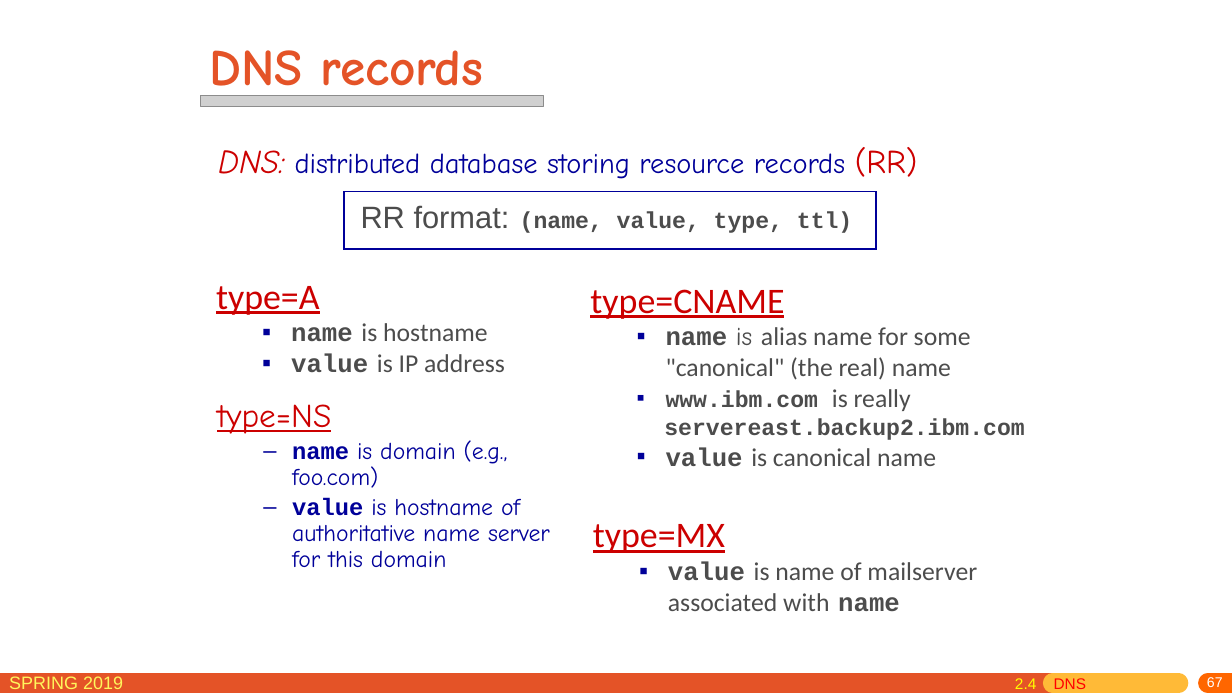
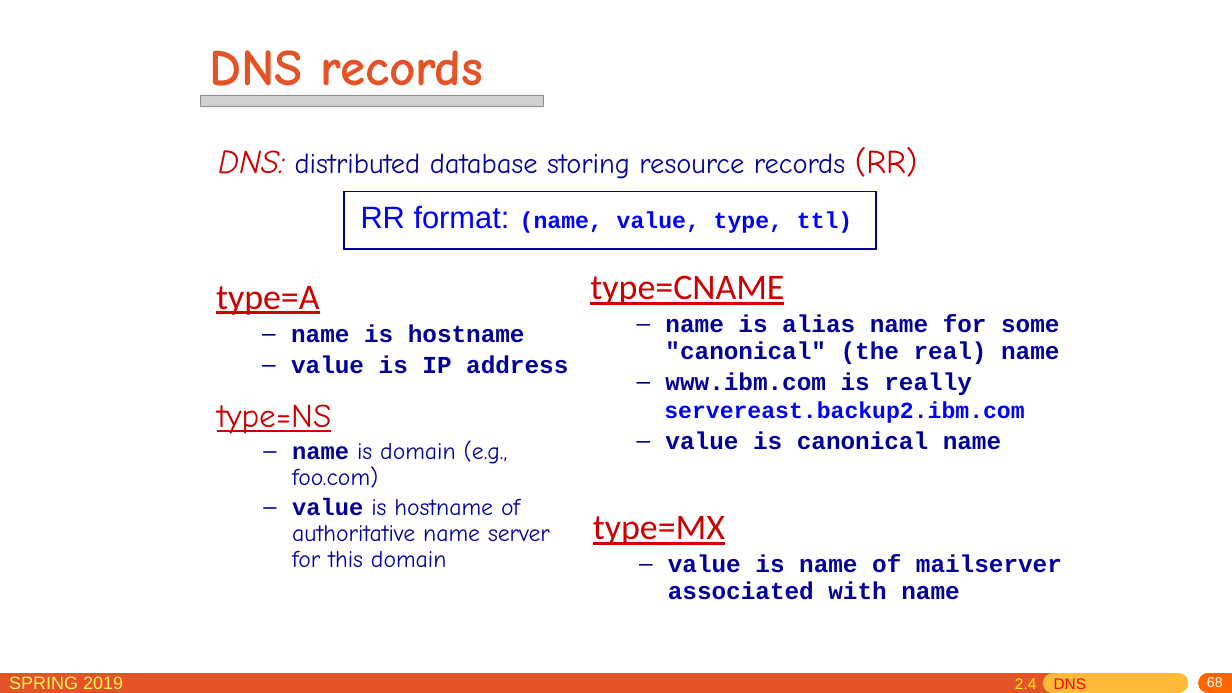
Before and after one commit to jichenghu/PPT_networkDistributed, a slide deck: slide 68 of chapter2.pptx (slide 67 before the commit). Drawn at 1232x693 pixels with LibreOffice and Linux fonts; fonts in the diff are those of the drawing; grey boxes stand for pictures. Boxes give left, top, right and bottom in pixels: in the first picture for what was removed or moved away, otherwise in the second. Text is boxed around its words. In the diff, an @@ line names an element or a change of style, - is before the commit and + after.

```diff
--- a/chapter2.pptx
+++ b/chapter2.pptx
@@ text "RR format: (name, value, type, ..." at [361,205,852,233]: text colour #4C4C4C to #0000FF @@
@@ text "type=CNAME": place and size @@
-text "type=CNAME" at [590,289,1024,467]
+text "type=CNAME" at [590,275,1059,450]
@@ text at [291,324,568,374]: size 20 to 19 pt, text colour #4C4C4C to #000099 in "name is hostname", "value is IP address"; font Calibri to Courier New, bold on in "is hostname", "is IP address"; bullet ▪ to –; line spacing 1 to 0.9; more space between paragraphs @@
@@ text at [664,315,1059,450]: size 20 to 19 pt in "name is alias name for some "canonical" ...", "is really", "value is canonical name"; font Comic Neue to Courier New in "is"; font Calibri to Courier New in "alias name for some "canonical" (the real) ...", "is really", "is canonical name"; text colour #4C4C4C to #000099 in "name is alias name for some "canonical" ...", "www.ibm.com is really", "value is canonical name"; bold on in "is alias name for some "canonical" (the ...", "is really", "is canonical name"; size 18 to 19 pt in "www.ibm.com"; text colour #4C4C4C to #0000FF in "servereast.backup2.ibm.com"; bullet ▪ to –; line spacing 1 to 0.9; more space between paragraphs @@
@@ text "type=MX": place and size @@
-text "type=MX" at [593,524,977,611]
+text "type=MX" at [593,516,1062,600]
@@ text at [668,555,1062,600]: size 20 to 19 pt, text colour #4C4C4C to #000099 in "value is name of mailserver associated with ..."; font Calibri to Courier New, bold on in "is name of mailserver associated with"; bullet ▪ to –; line spacing 1 to 0.9; more space between paragraphs @@
@@ page number at [1207,677,1223,687]: text changed @@
-67
+68
```
Also in this commit, not shown: 56 other slides changed, 1 slide added, 1 other file.
